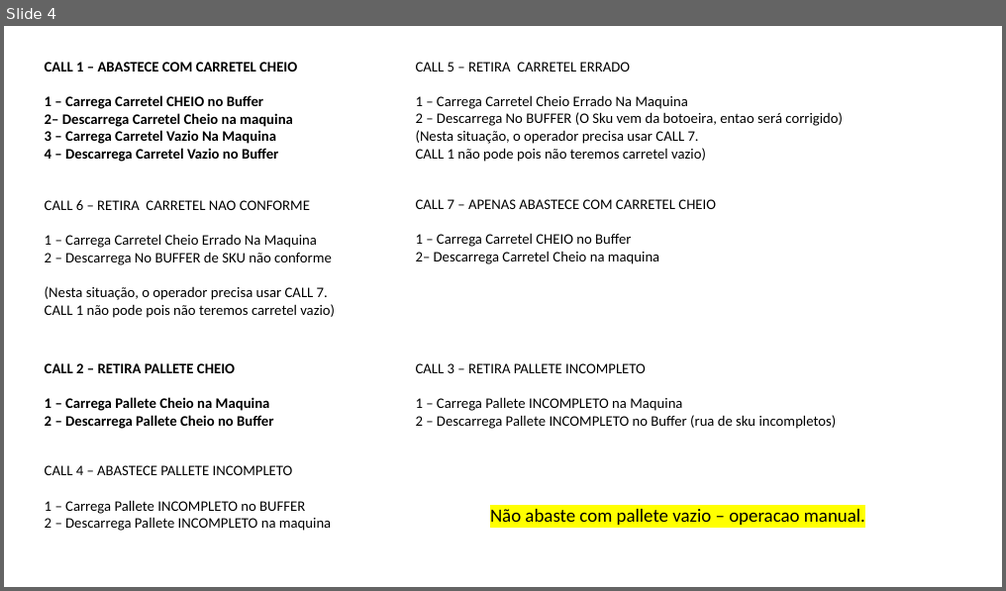
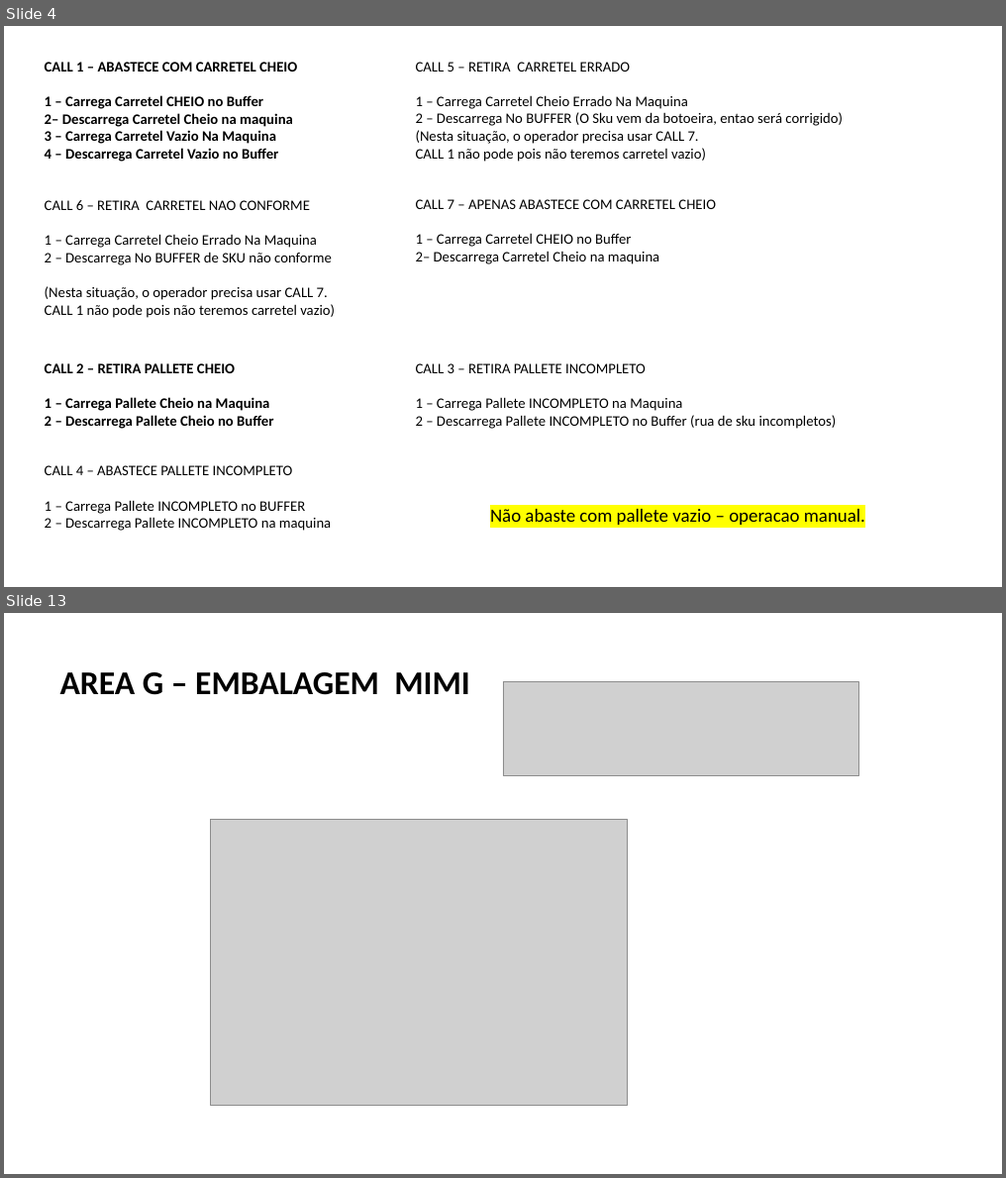
Before and after one commit to fdmartins/tunkers-warehouse-manager, a slide deck: docs/PROCESSO DETALHADO FABIO.pptx. Shown one above the other, each under a label of ours: slide 4 before the commit, slides 4 and 13 after it; the slides between them are not shown. The pictures are 1006x591 and 1006x1178 pixels, drawn with LibreOffice and Linux fonts; fonts in the diff are those of the drawing; grey boxes stand for pictures. Boxes give left, top, right and bottom in pixels: in the first picture for what was removed or moved away, otherwise in the second. Text is boxed around its words. In the diff, an @@ line names an element or a change of style, - is before the commit and + after.

```diff
--- a/docs/PROCESSO DETALHADO FABIO.pptx
+++ b/docs/PROCESSO DETALHADO FABIO.pptx
@@ slide 13 added at [4,613,1002,1174], background #FFFFFF @@
@@ text added at [60,672,470,695], 32 pt, text #000000, bold @@
+AREA G – EMBALAGEM MIMI
@@ picture added at [503,681,859,775] @@
@@ picture added at [211,820,628,1106] @@
```
Also in this commit, not shown: 14 other slides added, 59 other files.
